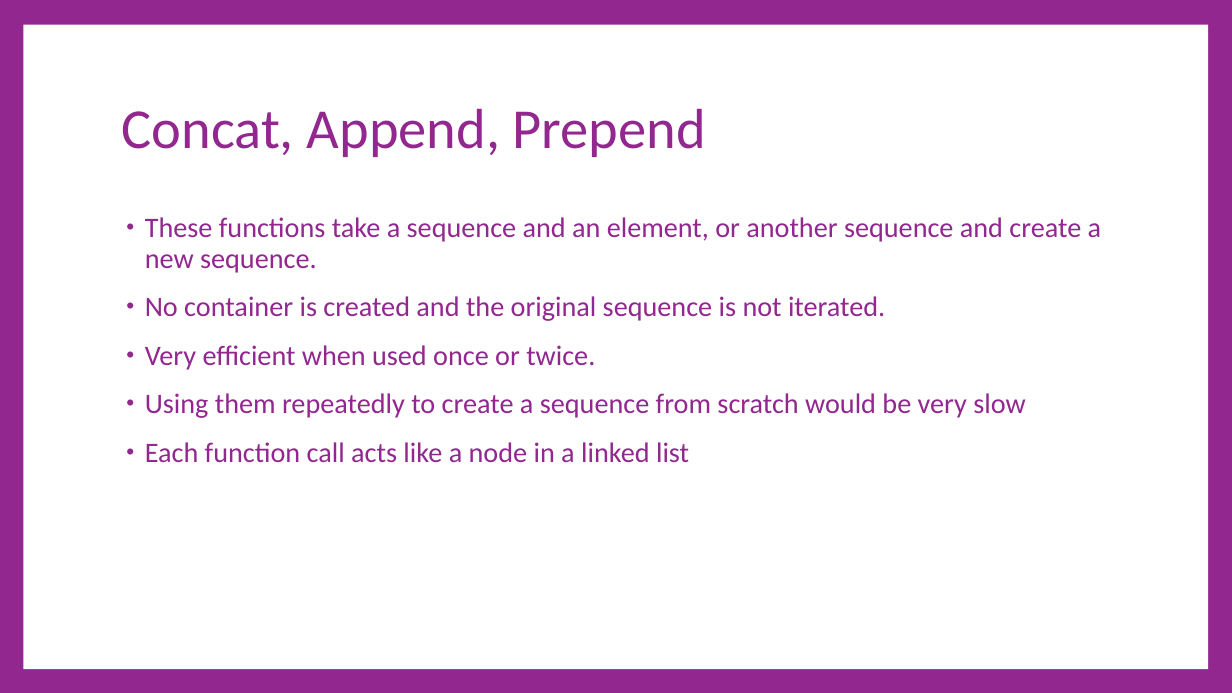
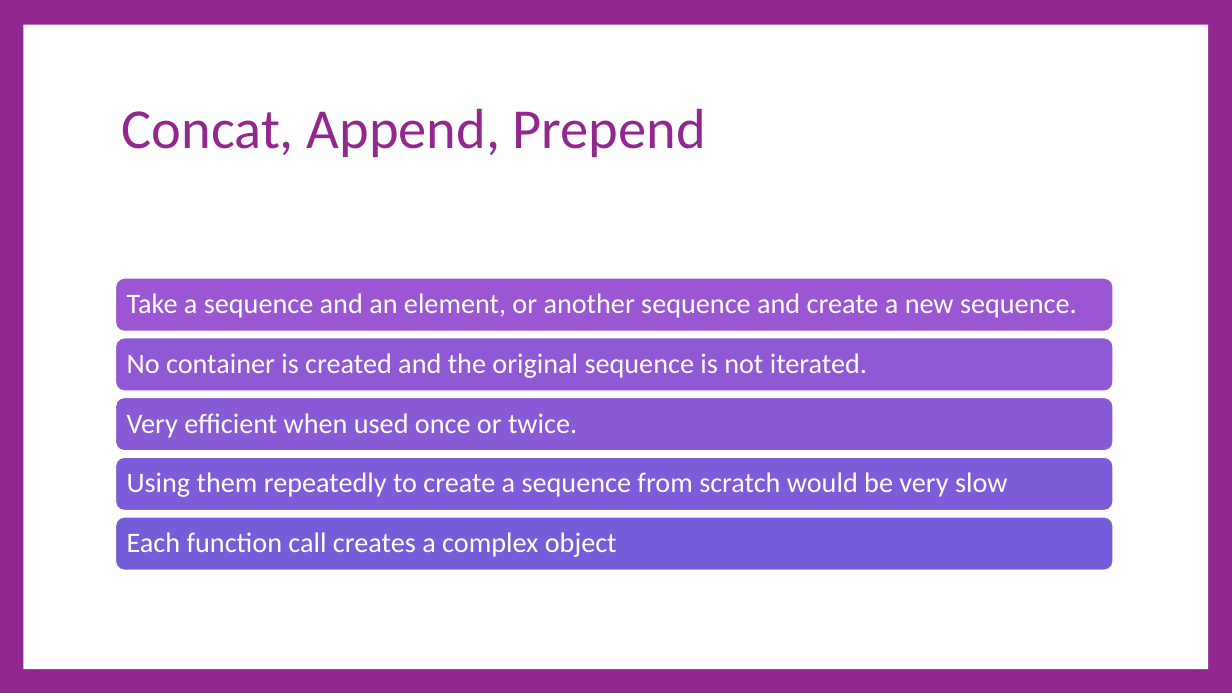
Before and after one commit to cdiggins/cs321, a slide deck: slide 37 of class-notes/cs321-winter-2023-lecture-16-interfaces.pptx. Drawn at 1232x693 pixels with LibreOffice and Linux fonts; fonts in the diff are those of the drawing. Boxes give left, top, right and bottom in pixels: in the first picture for what was removed or moved away, otherwise in the second. Text is boxed around its words. In the diff, an @@ line names an element or a change of style, - is before the commit and + after.

```diff
--- a/class-notes/cs321-winter-2023-lecture-16-interfaces.pptx
+++ b/class-notes/cs321-winter-2023-lecture-16-interfaces.pptx
@@ text removed at bbox=[145, 217, 1102, 462] @@
-• These functions take a sequence and an element, or another sequence and create a new sequence.
-• No container is created and the original sequence is not iterated.
-• Very efficient when used once or twice.
-• Using them repeatedly to create a sequence from scratch would be very slow
-• Each function call acts like a node in a linked list
@@ group added at bbox=[116, 278, 1114, 570]: 5 rounded rectangles, 5 texts @@
+Take a sequence and an element, or another sequence and create a new sequence.
+No container is created and the original sequence is not iterated.
+Very efficient when used once or twice.
+Using them repeatedly to create a sequence from scratch would be very slow
+Each function call creates a complex object
```
Also in this commit, not shown: 34 other slides changed, 6 slides added, 5 slides removed, 2 other files.
